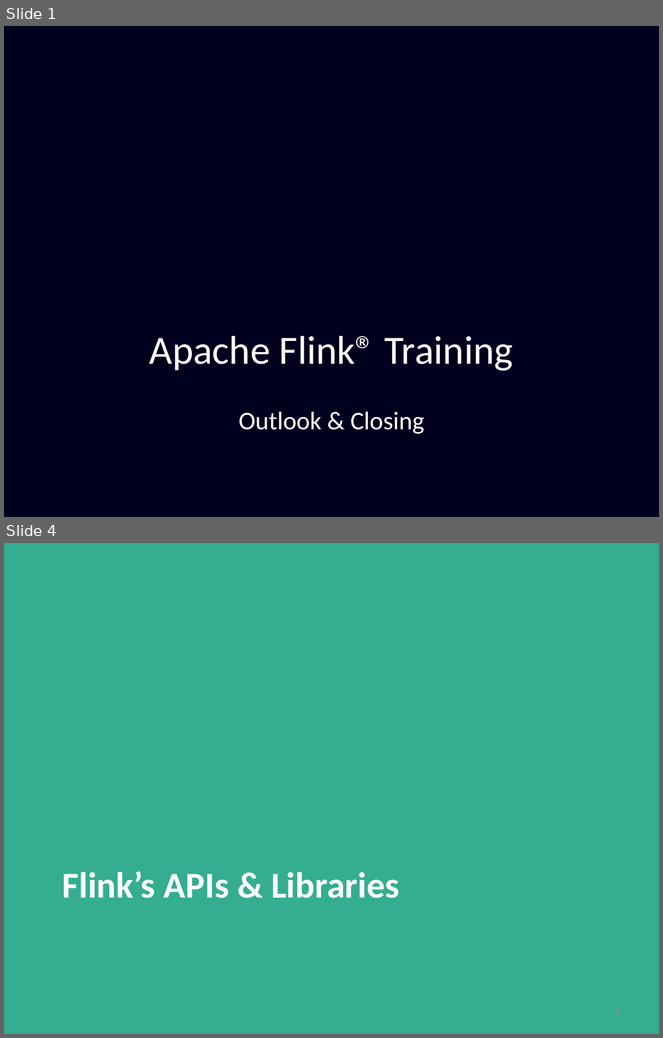
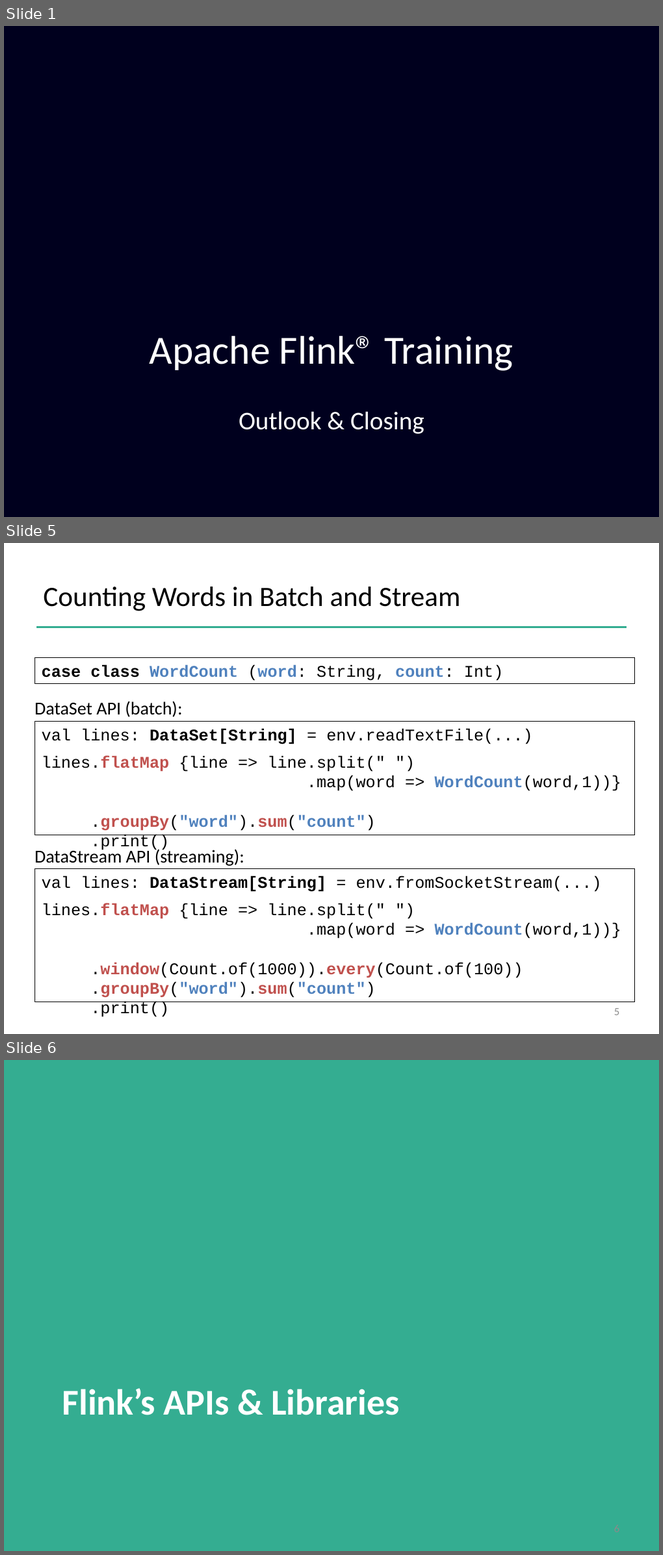
Before and after one commit to dataArtisans/flink-training-web, a slide deck: slides/closing.pptx. Shown one above the other, each under a label of ours: slides 1 and 4 before the commit, slides 1, 5 and 6 after it; the slides between them are not shown. The pictures are 663x1038 and 663x1555 pixels, drawn with LibreOffice and Linux fonts; fonts in the diff are those of the drawing; background and template pictures are left out. Boxes give left, top, right and bottom in pixels: in the first picture for what was removed or moved away, otherwise in the second. Text is boxed around its words. In the diff, an @@ line names an element or a change of style, - is before the commit and + after.

```diff
--- a/slides/closing.pptx
+++ b/slides/closing.pptx
@@ slide 5 added at bbox=[4, 543, 659, 1034], background #FFFFFF @@
@@ text added at bbox=[43, 587, 460, 611], 30.8 pt, text #000000 @@
+Counting Words in Batch and Stream
@@ line added from (36, 627) to (627, 627), #34AD91 2 pt @@
@@ rectangle added at bbox=[35, 657, 635, 684], outline #000000 0.75 pt, 18 pt, text #000000, bold @@
+case class WordCount (word: String, count: Int)
@@ text added at bbox=[35, 701, 182, 717], 20 pt, text #000000 @@
+DataSet API (batch):
@@ rectangle added at bbox=[35, 721, 635, 835], outline #000000 0.75 pt, 18 pt, text #000000 @@
+val lines: DataSet[String] = env.readTextFile(...)
+lines.flatMap {line => line.split(" ")
+.map(word => WordCount(word,1))}
+.groupBy("word").sum("count")
+.print()
@@ text added at bbox=[35, 848, 244, 866], 20 pt, text #000000 @@
+DataStream API (streaming):
@@ rectangle added at bbox=[35, 869, 635, 1003], outline #000000 0.75 pt, 18 pt, text #000000 @@
+val lines: DataStream[String] = env.fromSocketStream(...)
+lines.flatMap {line => line.split(" ")
+.map(word => WordCount(word,1))}
+.window(Count.of(1000)).every(Count.of(100))
+.groupBy("word").sum("count")
+.print()
@@ page number added at bbox=[614, 1008, 620, 1016], 12 pt, text #8C8C8C @@
+5
@@ what was slide 4 is now slide 6 @@
```
Also in this commit, not shown: 1 slide changed, 7 other slides added, 2 slides removed.
